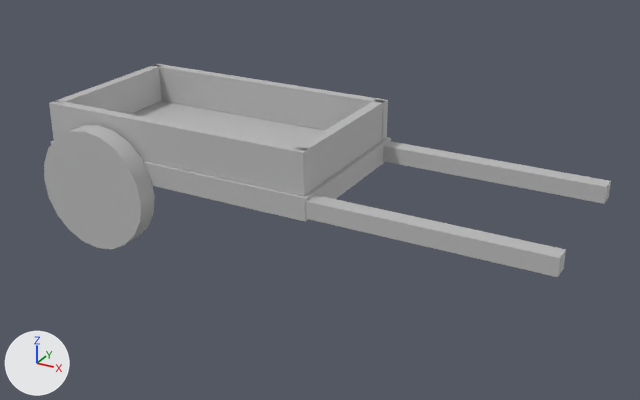
One commit to the FBX model SengokuExpress/Assets/Art/Meshes/Environmet/enem_wagon_mesh_03.fbx: the scene before it, then after it.
Camera for both pictures: a camera (50 mm lens) standing at (9.65, -11.5, 8.32) and looking at (0.98, 4.26, 0.44). Arrows for +X, +Y and +Z are at lower left; the lights stay in place. Where no turn or scale is listed for an object, it has been applied to the vertices.

The scene before the commit, as lines of its bpy script (objects in view):
```python
me_mesh = bpy.data.meshes.new('Mesh')
me_mesh.from_pydata(...)  # 140 vertices, 162 faces; spans x -6.44..6.44, y -2.72..2.72, z -1.67..1.67
me_mesh.materials.append(mat_lambert2)  # grey #bcbcbc
ob_enem_wagon_mesh_03 = bpy.data.objects.new('enem_wagon_mesh_03', me_mesh)
ob_enem_wagon_mesh_03.location = (0.0, 5.91, 0.02)
```
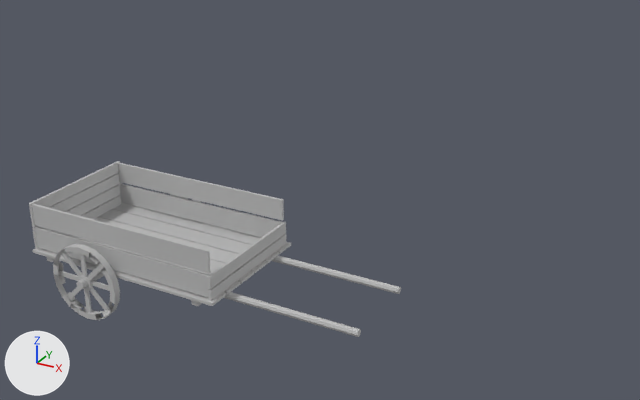
The change, as a diff of the scene's bpy script:
```diff
--- a/SengokuExpress/Assets/Art/Meshes/Environmet/enem_wagon_mesh_03.fbx.py
+++ b/SengokuExpress/Assets/Art/Meshes/Environmet/enem_wagon_mesh_03.fbx.py
@@ me_mesh @@
-me_mesh.from_pydata(...)  # 140 vertices, 162 faces; spans x -6.44..6.44, y -2.72..2.72, z -1.67..1.67
+me_mesh.from_pydata(...)  # 487 vertices, 358 faces; spans x -2.02..4.44, y -1.55..1.55, z -0.04..1.84
+# me_mesh part 1: the loose piece of 8 vertices spanning x 0.56..0.83, y -2.0..2.04, z 0.67..1.67 is scaled about its middle by (14.6, 0.0133, 0.404), then moved by (-0.73, 1.15, 0.44)
+# me_mesh part 2: the loose piece of 8 vertices spanning x -6.44..0.93, y -2.2..2.21, z 0.11..0.67 is scaled about its middle by (0.527, 0.0122, 0.732), then moved by (2.72, 1.17, 0.77)
+# me_mesh part 3: the loose piece of 8 vertices spanning x 0.93..6.44, y -2.19..-1.78, z 0.18..0.59 is scaled about its middle by (0.00974, 5.91, 0.545), then moved by (-1.79, 2.0, 0.61)
+# me_mesh part 4: the loose piece of 8 vertices spanning x -6.41..0.85, y -2.12..-1.86, z 0.67..1.67 is scaled about its middle by (0.00739, 9.09, 0.224), then moved by (4.68, 2.01, 0.07)
+# me_mesh part 5: a new loose piece, an 8-sided cylinder along x spanning x 1.59..4.44, y 0.73..0.85, z 0.75..0.88, in mat_lambert2 (grey #bcbcbc)
+# me_mesh part 6: the loose piece of 8 vertices spanning x -6.4..-6.14, y -2.0..2.04, z 0.67..1.67 is scaled about its middle by (0.201, 0.601, 0.224), then moved by (4.28, 0.0, 0.31)
+# me_mesh part 7: the loose piece of 8 vertices spanning x -6.41..0.85, y 1.87..2.14, z 0.67..1.67 is scaled about its middle by (0.00739, 9.09, 0.224), then moved by (0.79, -1.98, 0.07)
+# me_mesh part 8: a new loose piece, a box spanning x -0.679..-0.595, y -1.419..-1.378, z 0.012..1.372, in mat_lambert2 (grey #bcbcbc)
+# me_mesh part 9: a new loose piece, a box spanning x -1.317..0.043, y -1.39..-1.349, z 0.65..0.734, in mat_lambert2 (grey #bcbcbc)
+# me_mesh part 10: a new loose piece, a 10-sided cylinder along y spanning x -0.771..-0.501, y -1.431..-1.359, z 0.537..0.821, in mat_lambert2 (grey #bcbcbc)
+# me_mesh part 11: the loose piece of 8 vertices spanning x 0.93..6.44, y 1.75..2.16, z 0.18..0.59 is scaled about its middle by (0.00974, 5.91, 0.545), then moved by (-5.68, -1.94, 0.61)
+# me_mesh part 12: a new loose piece, a box spanning x -2.02..1.997, y 0.031..0.435, z 0.869..0.922, in mat_lambert2 (grey #bcbcbc)
+# me_mesh part 13: the loose piece of 8 vertices spanning x -6.41..0.85, y -2.12..-1.86, z 0.67..1.67 is copied, and the copy is scaled about its middle by (0.535, 0.201, 0.404), then moved by (2.74, 0.84, -0.02); it spans x -1.98..1.9, y -1.18..-1.13, z 0.95..1.36
+# me_mesh part 14: a new loose piece, an 8-sided cylinder along x spanning x 1.59..4.44, y -0.82..-0.69, z 0.75..0.88, in mat_lambert2 (grey #bcbcbc)
+# me_mesh part 15: a new loose piece, a 10-sided cylinder along y spanning x -0.71..-0.56, y -1.55..1.55, z 0.61..0.77, in mat_lambert2 (grey #bcbcbc)
+# me_mesh part 16: a new loose piece, a box spanning x -2.02..1.997, y 0.456..0.859, z 0.869..0.922, in mat_lambert2 (grey #bcbcbc)
+# me_mesh part 17: a new loose piece, a box spanning x -2.02..1.997, y -0.391..0.013, z 0.869..0.922, in mat_lambert2 (grey #bcbcbc)
+# me_mesh part 18: a new loose piece, a box spanning x -2.02..1.997, y -1.258..-0.854, z 0.869..0.922, in mat_lambert2 (grey #bcbcbc)
+# me_mesh part 19: a new loose piece, a box spanning x -2.02..1.997, y -0.826..-0.423, z 0.869..0.922, in mat_lambert2 (grey #bcbcbc)
+# me_mesh part 20: the loose piece of 8 vertices spanning x -6.44..0.93, y -2.2..2.21, z 0.11..0.67 is copied, and the copy is scaled about its middle by (0.00727, 0.55, 0.406), then moved by (0.77, 0.02, 1.33); it spans x -2.02..-1.96, y -1.19..1.23, z 1.61..1.84
+# me_mesh part 21: a new loose piece, a box spanning x -2.02..1.997, y 0.885..1.288, z 0.869..0.922, in mat_lambert2 (grey #bcbcbc)
+# me_mesh part 22: the loose piece of 8 vertices spanning x -6.41..0.85, y -2.12..-1.86, z 0.67..1.67 is copied, and the copy is scaled about its middle by (0.535, 0.201, 0.404), then moved by (2.74, 0.84, 0.44); it spans x -1.98..1.9, y -1.18..-1.13, z 1.41..1.82
+# me_mesh part 23: a new loose piece of 88 vertices spanning x -1.35..0.08, y -1.45..-1.32, z -0.04..1.39, in mat_lambert2 (grey #bcbcbc)
+# me_mesh part 24: the loose piece of 42 vertices spanning x -6.28..-3.22, y -2.72..-2.21, z -1.67..1.39 is deleted
+# me_mesh part 25: 18 vertices added at x -1.15..-0.13, y -1.45..-1.32, z 0.18..1.2
 me_mesh.materials.append(mat_lambert2)
@@ ob_enem_wagon_mesh_03 @@
 ob_enem_wagon_mesh_03 = bpy.data.objects.new('enem_wagon_mesh_03', me_mesh)
-ob_enem_wagon_mesh_03.location = (0.0, 5.91, 0.02)
+ob_enem_wagon_mesh_03.location = (0.0, 0.01, 0.0)
```

Pixel boxes (x1, y1, x2, y2) of what changed, in the pictures (640 x 400 px; the box of a moved part takes in the faces that stretch with it):
'enem_wagon_mesh_03', reshaped, moved (34% narrower, 17% shorter): before (44, 64, 611, 277); after (29, 161, 401, 337)
part 1 of me_mesh, moved or reshaped: before (295, 100, 383, 191); after (118, 163, 284, 220)
part 2 of me_mesh, moved or reshaped: before (51, 101, 391, 222); after (119, 184, 284, 238)
part 3 of me_mesh, moved or reshaped: before (306, 195, 566, 277); after (208, 234, 286, 300)
part 4 of me_mesh, moved or reshaped: before (49, 100, 310, 196); after (207, 222, 286, 289)
part 5 of me_mesh, added: after (272, 256, 401, 294)
part 6 of me_mesh, moved or reshaped: before (53, 64, 161, 114); after (31, 173, 121, 227)
part 7 of me_mesh, moved or reshaped: before (152, 64, 388, 141); after (32, 183, 122, 239)
part 8 of me_mesh, added: after (80, 254, 92, 313)
part 9 of me_mesh, added: after (58, 270, 110, 291)
part 10 of me_mesh, added: after (79, 276, 93, 290)
part 11 of me_mesh, moved or reshaped: before (383, 141, 611, 204); after (34, 195, 123, 249)
part 12 of me_mesh, added: after (94, 217, 267, 273)
part 13 of me_mesh, added: after (34, 226, 211, 297)
part 14 of me_mesh, added: after (224, 292, 361, 337)
part 15 of me_mesh, added: after (76, 273, 104, 289)
part 16 of me_mesh, added: after (98, 209, 279, 264)
part 17 of me_mesh, added: after (210, 259, 254, 284)
part 18 of me_mesh, added: after (33, 248, 226, 306)
part 19 of me_mesh, added: after (65, 234, 241, 295)
part 20 of me_mesh, added: after (29, 161, 120, 215)
part 21 of me_mesh, added: after (113, 203, 291, 254)
part 22 of me_mesh, added: after (32, 204, 211, 273)
part 23 of me_mesh, added: after (53, 244, 120, 320)
part 24 of me_mesh, deleted: before (44, 125, 155, 249)
